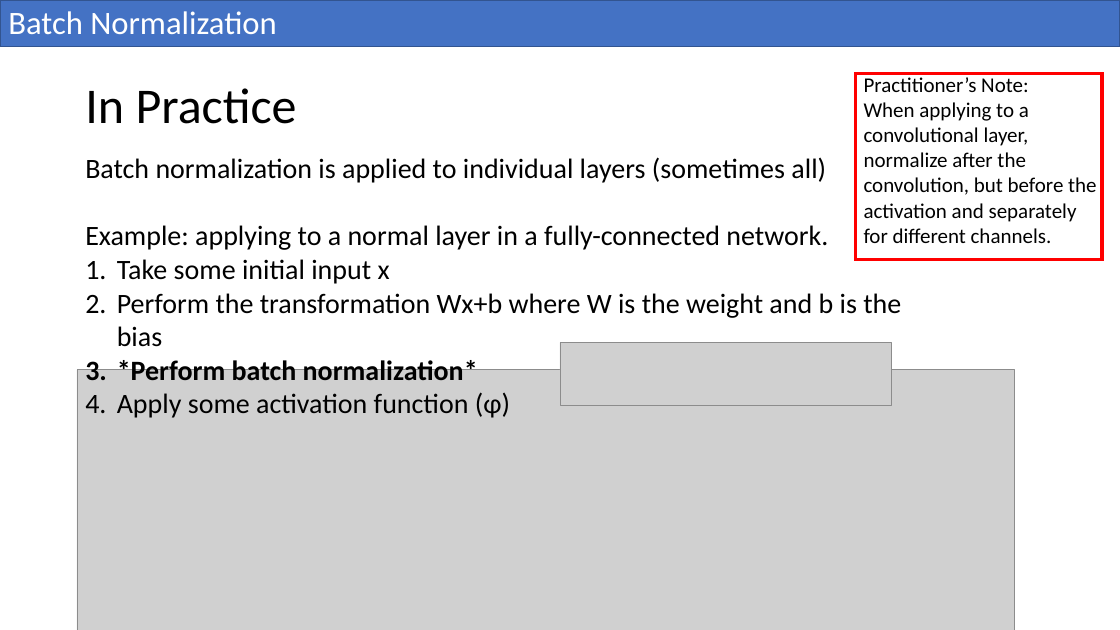
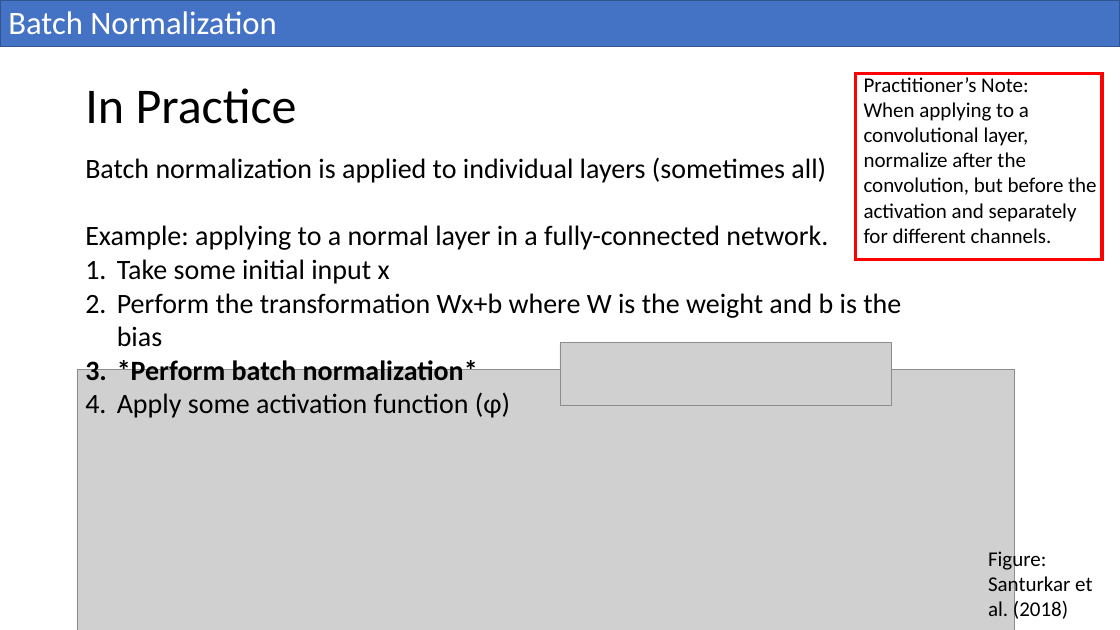
Before and after one commit to UA-ASTR502-2022/astr502, a slide deck: slide 7 of slides/Optimization_7.5_11.11.pptx. Drawn at 1120x630 pixels with LibreOffice and Linux fonts; fonts in the diff are those of the drawing; grey boxes stand for pictures. Boxes give left, top, right and bottom in pixels: in the first picture for what was removed or moved away, otherwise in the second. Text is boxed around its words. In the diff, an @@ line names an element or a change of style, - is before the commit and + after.

```diff
--- a/slides/Optimization_7.5_11.11.pptx
+++ b/slides/Optimization_7.5_11.11.pptx
@@ text added at bbox=[988, 548, 1092, 622], 18 pt, text #000000 @@
+Figure: Santurkar et al. (2018)
```
Also in this commit, not shown: 9 other slides changed.
